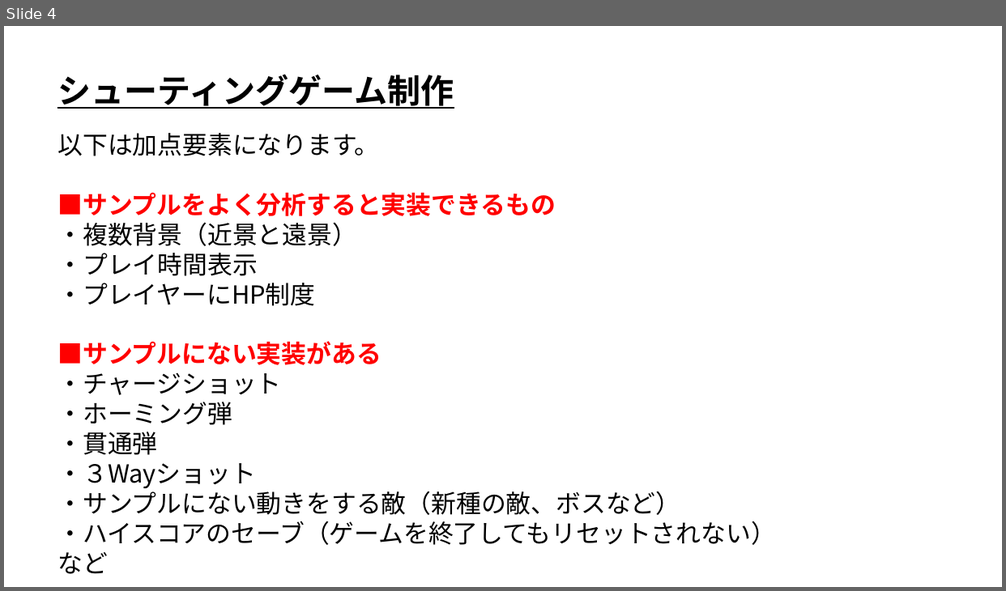
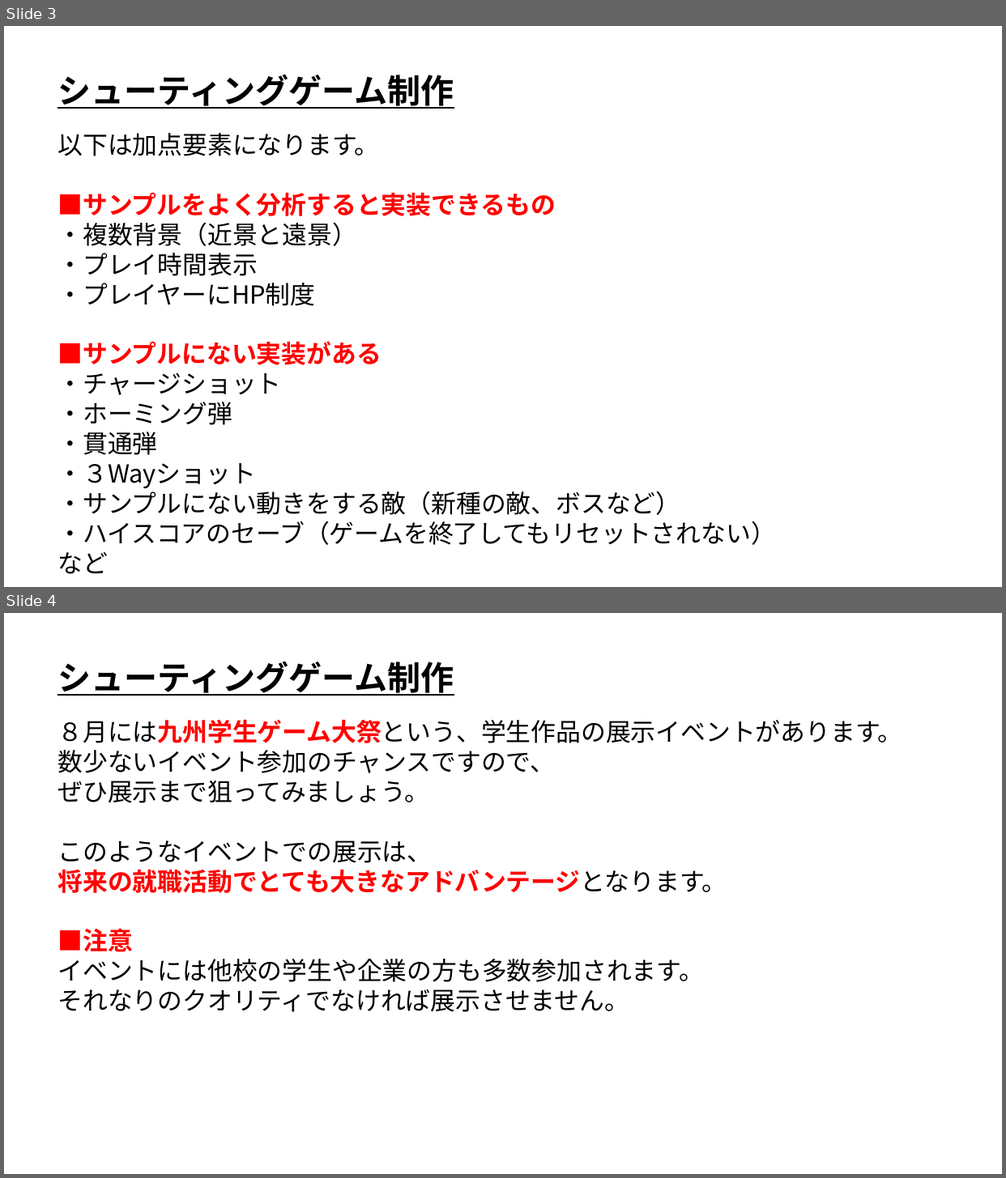
Before and after one commit to ArakiYusuke-Ohara/Textbook, a slide deck: ゲーム科1年/00_前期/ゲームプログラミングⅡ/05_シューティングゲーム制作.pptx. Shown one above the other, each under a label of ours: slide 4 before the commit, slides 3 and 4 after it. The pictures are 1006x591 and 1006x1178 pixels, drawn with LibreOffice and Linux fonts; fonts in the diff are those of the drawing. Boxes give left, top, right and bottom in pixels: in the first picture for what was removed or moved away, otherwise in the second. Text is boxed around its words. In the diff, an @@ line names an element or a change of style, - is before the commit and + after.

```diff
--- a/ゲーム科1年/00_前期/ゲームプログラミングⅡ/05_シューティングゲーム制作.pptx
+++ b/ゲーム科1年/00_前期/ゲームプログラミングⅡ/05_シューティングゲーム制作.pptx
@@ slide 4 added at (x1=4, y1=613, x2=1002, y2=1174), background #FFFFFF @@
@@ text added at (x1=57, y1=661, x2=454, y2=696), 32 pt, text #000000, bold, underline @@
+シューティングゲーム制作
@@ text added at (x1=57, y1=719, x2=902, y2=1012), 24 pt, text #000000 @@
+８月には九州学生ゲーム大祭という、学生作品の展示イベントがあります。
+数少ないイベント参加のチャンスですので、
+ぜひ展示まで狙ってみましょう。
+このようなイベントでの展示は、
+将来の就職活動でとても大きなアドバンテージとなります。
+■注意
+イベントには他校の学生や企業の方も多数参加されます。
+それなりのクオリティでなければ展示させません。
@@ what was slide 4 is now slide 3 @@
```
Also in this commit, not shown: 2 slides changed, 1 slide removed, 1 other file.
